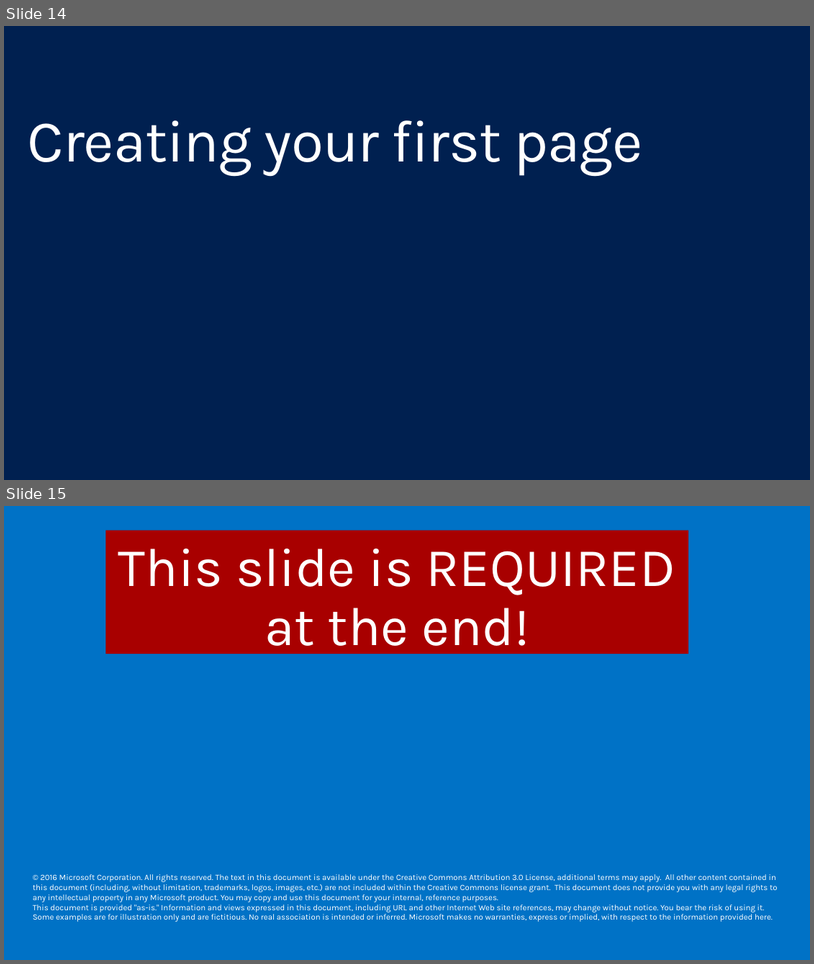
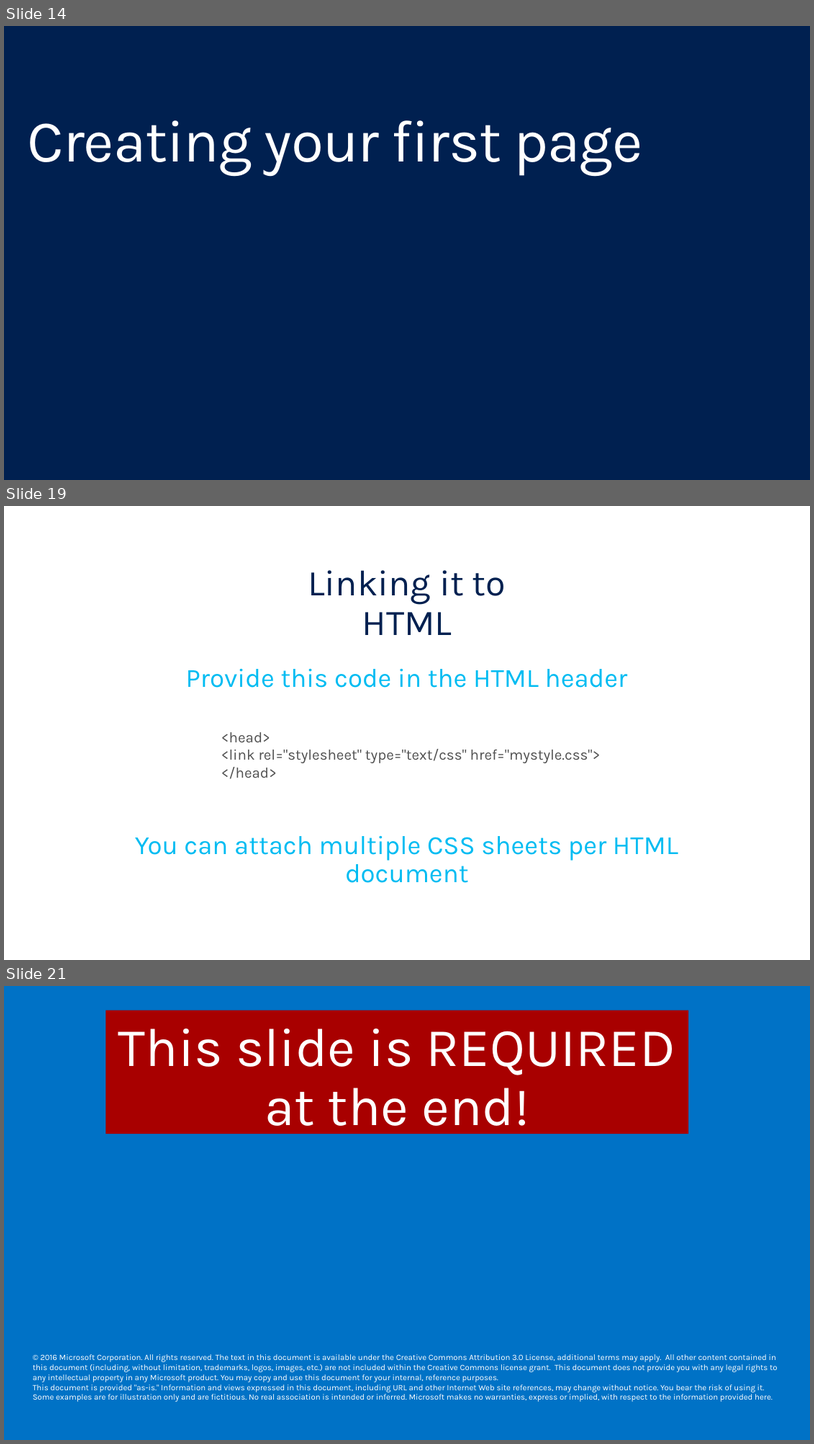
Before and after one commit to yashodha96/html-css-beginners, a slide deck: Slides/2 - Creating your first page.pptx. Shown one above the other, each under a label of ours: slides 14 and 15 before the commit, slides 14, 19 and 21 after it; the slides between them are not shown. The pictures are 814x964 and 814x1444 pixels, drawn with LibreOffice and Linux fonts; fonts in the diff are those of the drawing; background and template pictures are left out. Boxes give left, top, right and bottom in pixels: in the first picture for what was removed or moved away, otherwise in the second. Text is boxed around its words. In the diff, an @@ line names an element or a change of style, - is before the commit and + after.

Commit message:
update slides

```diff
--- a/Slides/2 - Creating your first page.pptx
+++ b/Slides/2 - Creating your first page.pptx
@@ slide 19 added at box(4, 506, 810, 960), background #FFFFFF @@
@@ text added at box(308, 570, 506, 635), 44 pt, text #002050 @@
+Linking it to HTML
@@ text added at box(186, 669, 628, 687), 32 pt, text #00BCF2 @@
+Provide this code in the HTML header
@@ text added at box(221, 732, 601, 779), 18 pt, text #505050 @@
+<head>
+<link rel="stylesheet" type="text/css" href="mystyle.css">
+</head>
@@ text added at box(135, 836, 679, 883), 32 pt, text #00BCF2 @@
+You can attach multiple CSS sheets per HTML document
@@ what was slide 15 is now slide 21 @@
```
Also in this commit, not shown: 3 slides changed, 5 other slides added, 1 other file.
